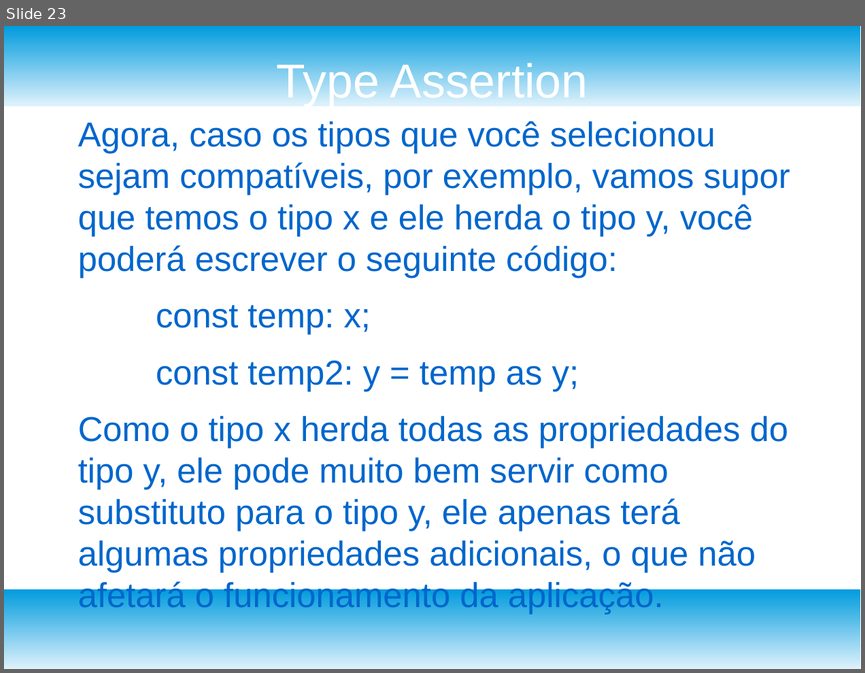
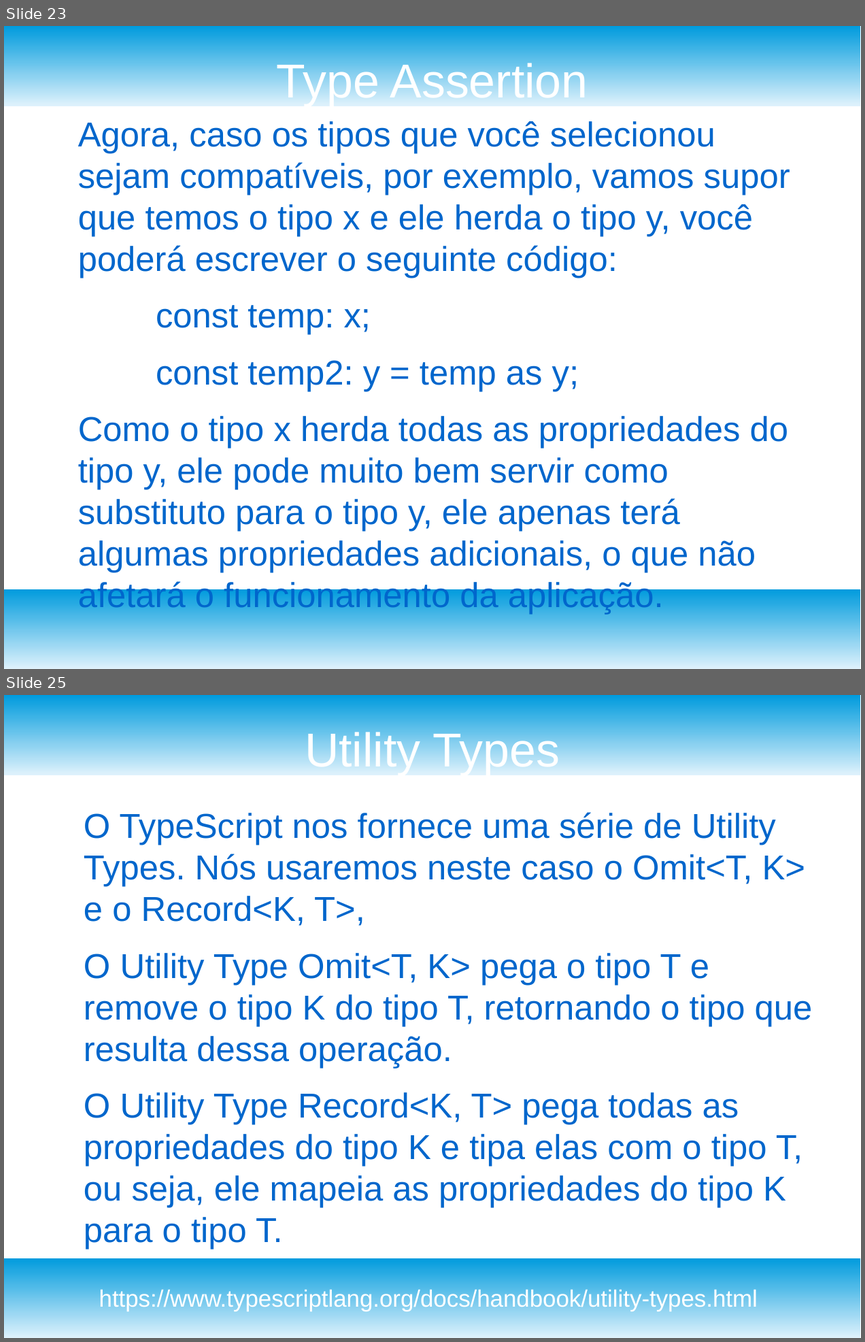
Before and after one commit to nstseek/workshop-angular-3, a slide deck: Angular pt3.odp. Shown one above the other, each under a label of ours: slide 23 before the commit, slides 23 and 25 after it; the slides between them are not shown. The pictures are 865x673 and 865x1342 pixels, drawn with LibreOffice and Linux fonts; fonts in the diff are those of the drawing. Boxes give left, top, right and bottom in pixels: in the first picture for what was removed or moved away, otherwise in the second. Text is boxed around its words. In the diff, an @@ line names an element or a change of style, - is before the commit and + after.

```diff
--- a/Angular pt3.odp
+++ b/Angular pt3.odp
@@ slide 25 added at [4, 695, 861, 1338], background #FFFFFF; not listed: 2 template elements that a slide beside it also shows @@
@@ title added at [305, 728, 560, 775], 44 pt, text #FFFFFF @@
+Utility Types
@@ text added at [84, 812, 813, 1208], 32 pt, text #0066CC @@
+O TypeScript nos fornece uma série de Utility Types. Nós usaremos neste caso o Omit<T, K> e o Record<K, T>,
+O Utility Type Omit<T, K> pega o tipo T e remove o tipo K do tipo T, retornando o tipo que resulta dessa operação.
+O Utility Type Record<K, T> pega todas as propriedades do tipo K e tipa elas com o tipo T, ou seja, ele mapeia as propriedades do tipo K para o tipo T.
@@ title added at [99, 1287, 757, 1311], 22 pt, text #FFFFFF @@
+https://www.typescriptlang.org/docs/handbook/utility-types.html
```
Also in this commit, not shown: 6 other slides added.
